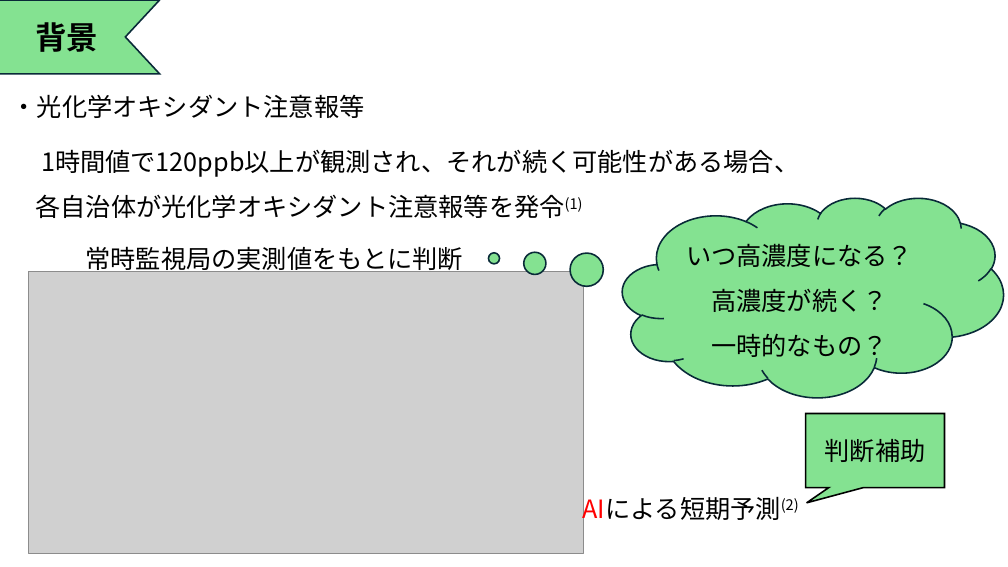
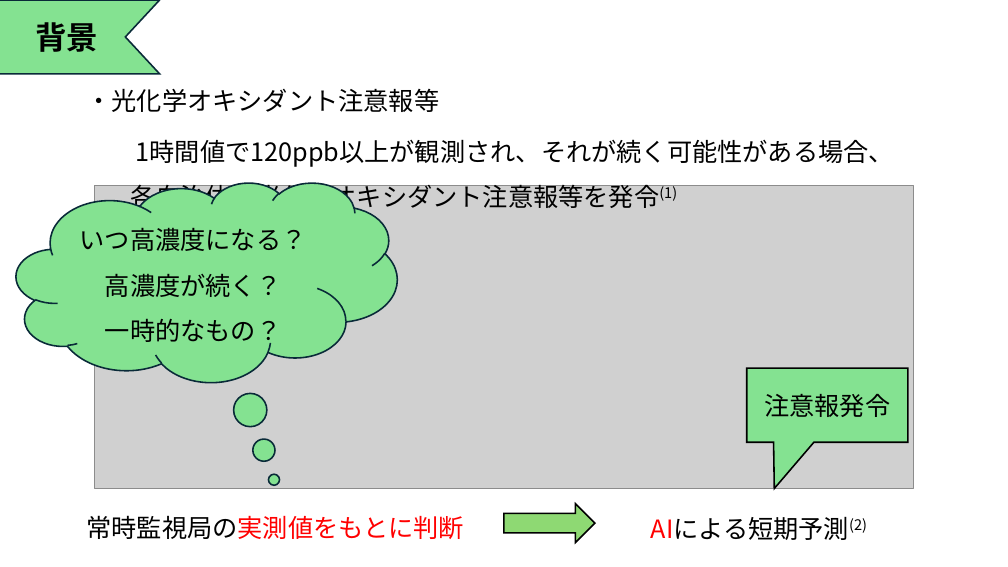
Before and after one commit to Tatsuki0623/lab, a slide deck: slide 2 of out_data/21T7-008.pptx. Drawn at 1008x567 pixels with LibreOffice and Linux fonts; fonts in the diff are those of the drawing; grey boxes stand for pictures. Boxes give left, top, right and bottom in pixels: in the first picture for what was removed or moved away, otherwise in the second. Text is boxed around its words. In the diff, an @@ line names an element or a change of style, - is before the commit and + after.

```diff
--- a/out_data/21T7-008.pptx
+++ b/out_data/21T7-008.pptx
@@ text "・光化学オキシダント注意報等": place and size @@
-text "・光化学オキシダント注意報等" at (12,94,365,118)
+text "・光化学オキシダント注意報等" at (86,88,439,112)
@@ text "1時間値で120ppb以上が観測され、それが続く可能性がある場合、" rewrapped from (35,149,799,218) to (130,139,894,213) @@
@@ thought cloud "いつ高濃度になる？": place and size @@
-thought cloud "いつ高濃度になる？" at (622,197,1003,397)
+thought cloud "いつ高濃度になる？" at (17,182,398,382)
@@ thought cloud "いつ高濃度になる？" at (17,182,398,382): proportions changed @@
@@ picture: place and size @@
-picture at (28,271,584,554)
+picture at (95,185,913,488)
@@ speech box "注意報発令" at (747,368,908,442): proportions changed @@
@@ speech box "注意報発令": place and size @@
-speech box "注意報発令" at (806,414,945,488)
+speech box "注意報発令" at (747,368,908,442)
@@ text in speech box at (764,394,890,417): text changed @@
-判断補助
+注意報発令
@@ text "常時監視局の実測値をもとに判断": place and size @@
-text "常時監視局の実測値をもとに判断" at (85,246,463,275)
+text "常時監視局の実測値をもとに判断" at (86,515,464,539)
@@ text "常時監視局の実測値をもとに判断" at (86,515,464,539): text colour #000000 to #FF0000 in "常時監視局の実測値をもとに判断" @@
@@ right arrow added at (504,504,595,542), fill #8ED973, outline #000000 1.5 pt @@
@@ text "AIによる短期予測(2)" rewrapped from (583,492,799,525) to (651,516,867,540) @@
```
Also in this commit, not shown: 10 other slides changed, 3 slides added.
